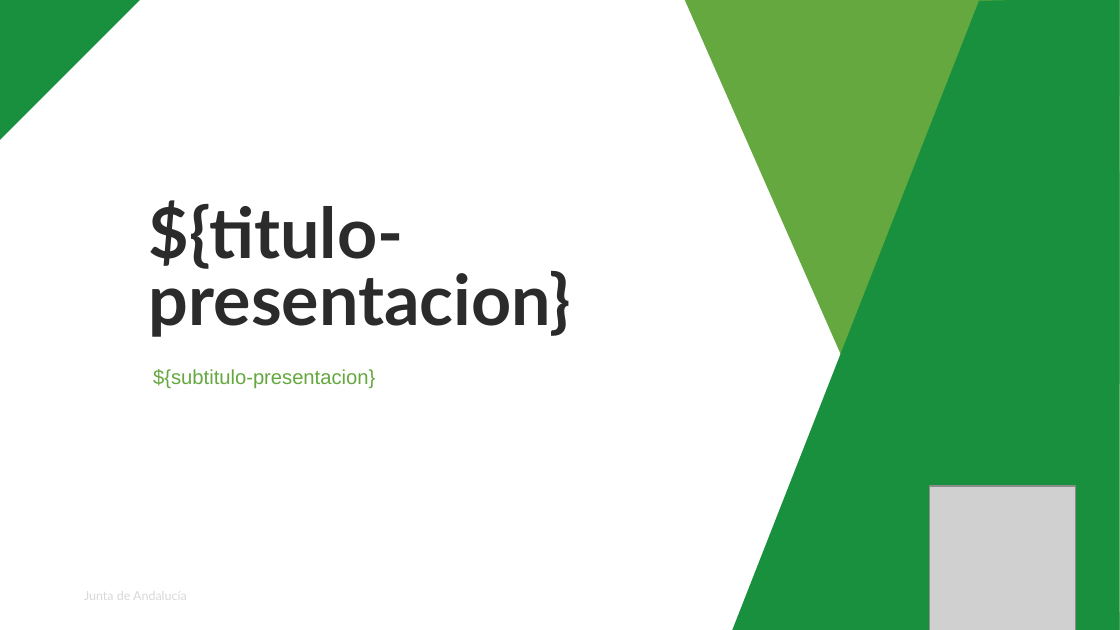
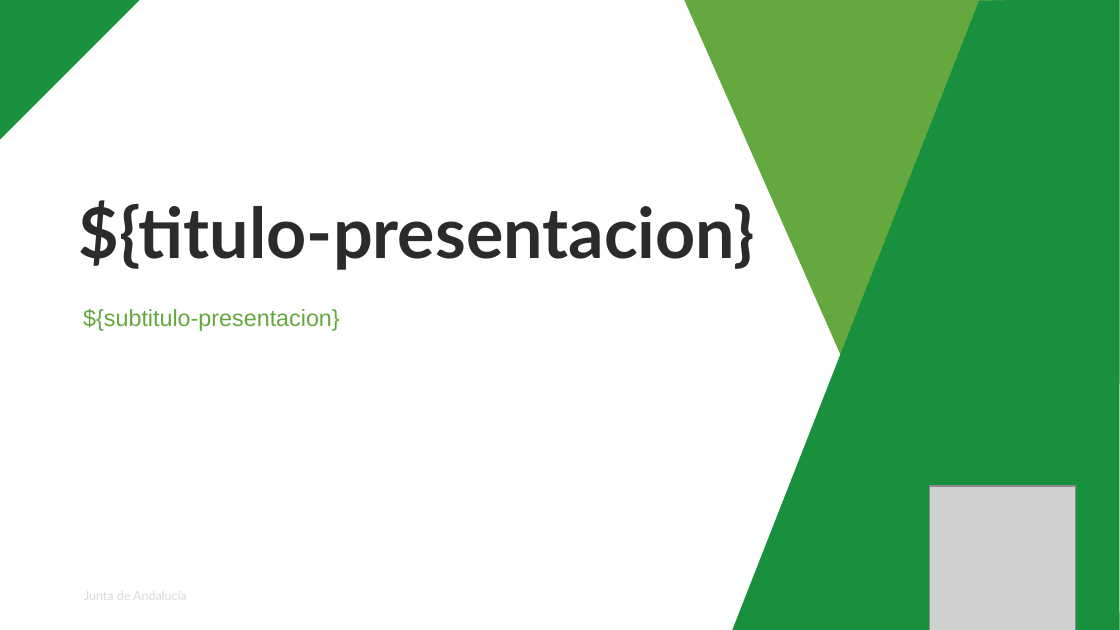
Before and after one commit to santigupro/curso-inap-iaprog-ejercicio-2-python, a slide deck: slide 1 of input/template.odp. Drawn at 1120x630 pixels with LibreOffice and Linux fonts; fonts in the diff are those of the drawing; grey boxes stand for pictures. Boxes give left, top, right and bottom in pixels: in the first picture for what was removed or moved away, otherwise in the second. Text is boxed around its words. In the diff, an @@ line names an element or a change of style, - is before the commit and + after.

```diff
--- a/input/template.odp
+++ b/input/template.odp
@@ freeform shape at (x1=683, y1=0, x2=1119, y2=630): outline redrawn @@
@@ text "${titulo-presentacion}" rewrapped from (x1=149, y1=200, x2=571, y2=337) to (x1=78, y1=200, x2=754, y2=270) @@
@@ text "${subtitulo-presentacion}" moved from (x1=153, y1=369, x2=375, y2=388) to (x1=83, y1=308, x2=340, y2=331) @@
@@ text "${subtitulo-presentacion}" at (x1=83, y1=308, x2=340, y2=331): size 13 to 15 pt @@
```
Also in this commit, not shown: 3 slides added, 8 other files.
